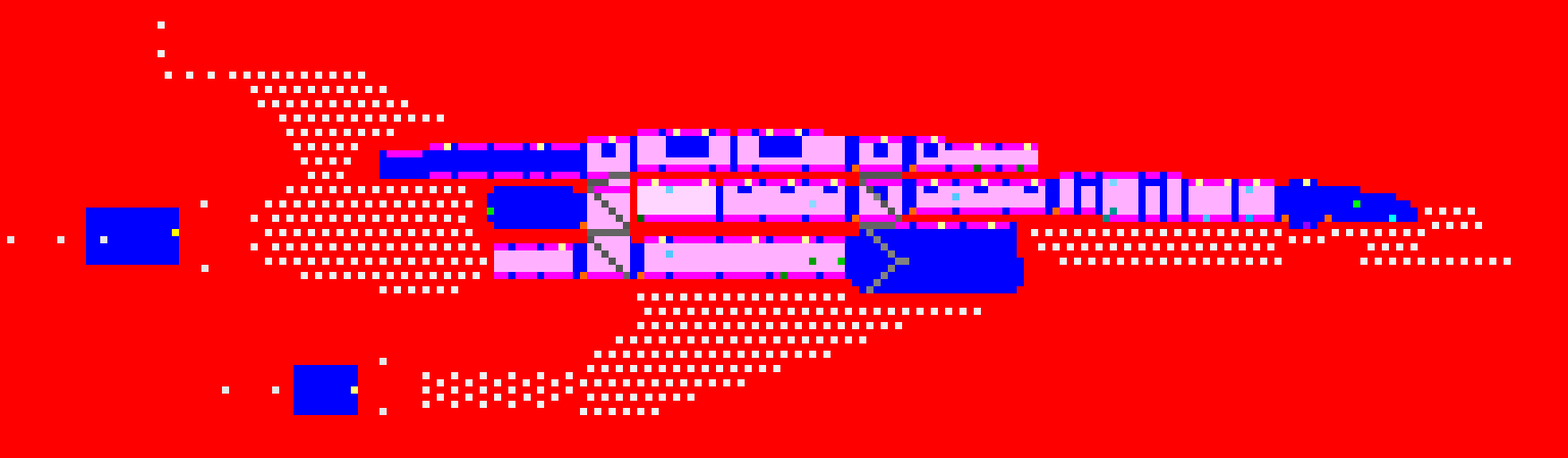
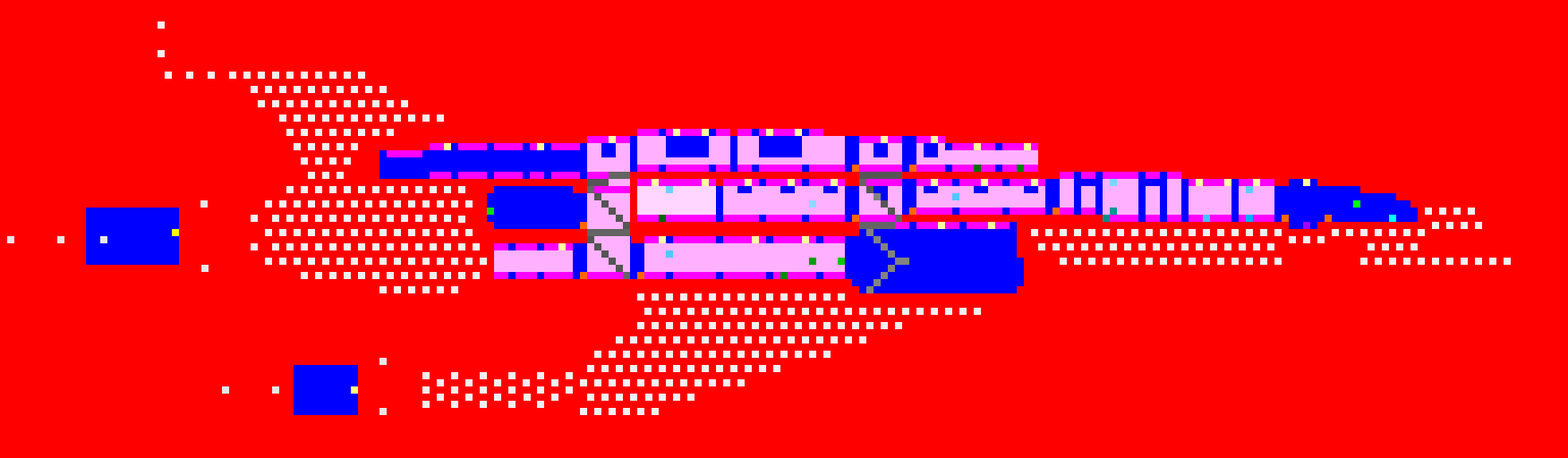
Layered file, before and after one edit (1568x458). Changes by layer:
painted on "Interior" (1st of 2, in "Pixelblocks") over (x1=637, y1=214, x2=666, y2=222)
